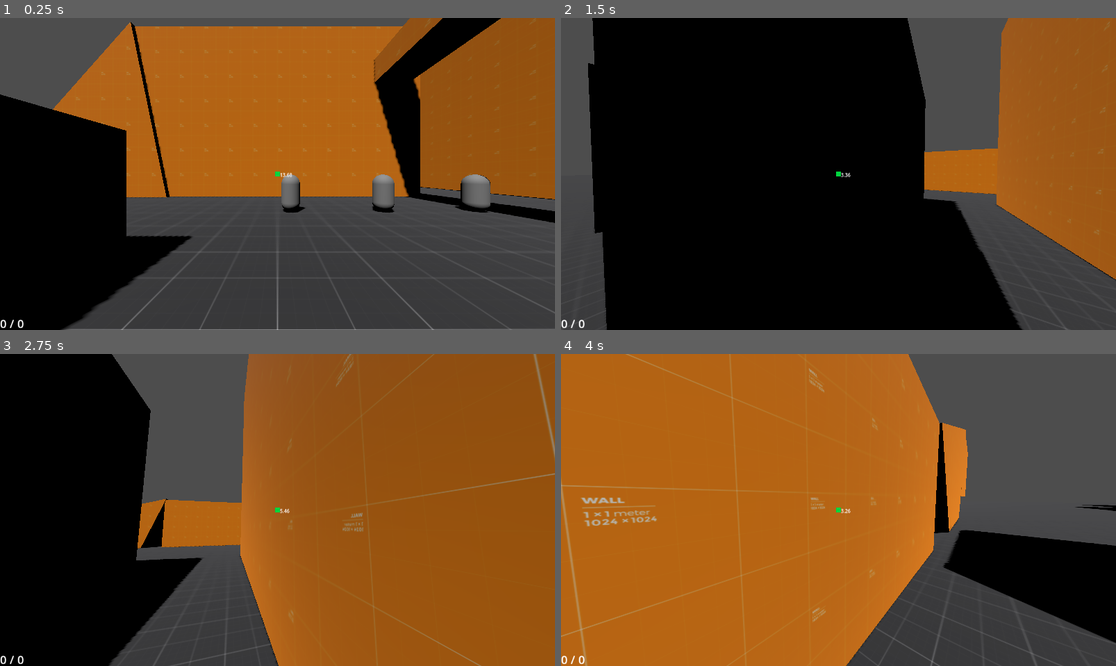
Above: before the commit, frames 1-4 (two rows, left to right).
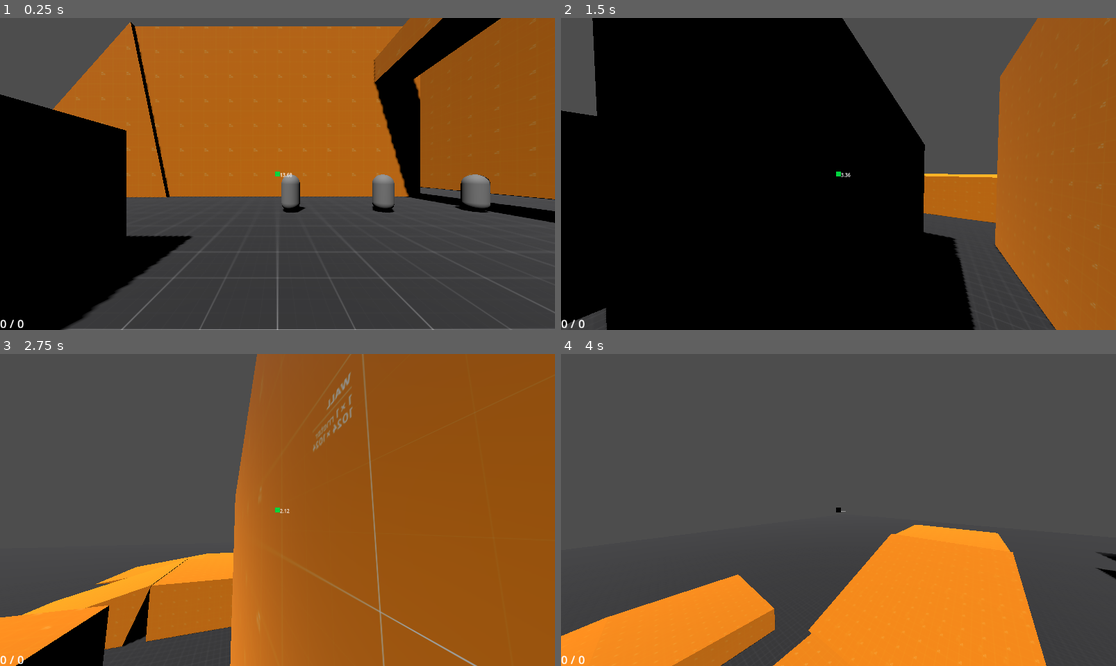
Above: after the commit, the same moments.

Repository: EdmundWohlmuth/Sch-Movement---GODOT
Game: Godot game, scene res://Scenes/Levels/test_level.tscn
Same seed, same stepped clock (60 frames per second), same inputs: the game is played once before the commit and once after it.
Inputs (mouse positions are in pixels of both pictures, inside the frame that each line leads up to):
- Up to frame 1 (0.25 s): no input
- Up to frame 2 (1.5 s): tap Enter (ui_accept) at 0.5 s; move the mouse to (866, 174) at 0.52 s; press the mouse at (866, 174) at 0.53 s; hold W (move_forward) from 0.53 s (still down); tap Space (jump) at 0.77, 1.07 s; tap Ctrl (slide) at 0.8, 1.35 s; move the mouse to (810, 174) at 1.27 s; release the mouse at (810, 174) at 1.28 s
- Up to frame 3 (2.75 s): keep holding W (move_forward); tap Space (jump) at 1.52, 1.55, 1.82 s; move the mouse to (288, 503) at 2.02 s; hold Space (jump) from 2.03 s (still down); click (288, 503) at 2.3 s
- Up to frame 4 (4 s): keep holding W (move_forward); move the mouse to (832, 516) at 2.77 s; release Space (jump) at 2.78 s; right-click (832, 516) at 2.85 s; tap Space (jump) at 3.02, 3.32, 3.77, 3.8 s; tap Ctrl (slide) at 3.05 s; move the mouse to (877, 513) at 3.52 s; press the mouse at (877, 513) at 3.53 s

The runs differ from the first frame. In frame 1, less than 0.1% of the frame differs, in the area x 0-89%, y 1-61%; in frame 2, 17%; in frame 3, 33%; in frame 4, 79%, in the area x 0-100%, y 0-100%.

Commit message:
Coyote Time

Diff:
--- a/Scenes/Player/player_char.tscn
+++ b/Scenes/Player/player_char.tscn
@@ -29,6 +29,7 @@
 is_player = true
 
 [node name="CoyoteTimer" type="Timer" parent="."]
+wait_time = 0.15
 
 [node name="SlideCooldownTimer" type="Timer" parent="."]
 wait_time = 0.5
@@ -69,4 +70,5 @@
 grapple_cooldown_time = 0.5
 grapple_cast = NodePath("../Head/Camera3D/RayCast3D")
 
+[connection signal="timeout" from="CoyoteTimer" to="." method="coyote_timer_timeout"]
 [connection signal="timeout" from="SlideCooldownTimer" to="." method="_on_slide_cooldown_timer_timeout"]
--- a/Scripts/PlayerChar/player_char.gd
+++ b/Scripts/PlayerChar/player_char.gd
@@ -2,7 +2,7 @@
 extends CharacterBody3D
 
 # === consts === #
-const COYOTE_TIME:float = 0.25
+const COYOTE_TIME:float = 0.15
 
 # === movement === #
 var direction:Vector3 = Vector3.ZERO
@@ -41,6 +41,7 @@
 # === state bools === # --TO BE REPLACED WITH ENUM SYSTEM--
 var is_sliding:bool = false
 var on_wall:bool = false
+var has_gravity:bool = false
 
 # align with floors & slopes --MAY BE REMOVED--
 var xform:Transform3D
@@ -79,7 +80,7 @@
   AIRBORNE,
   DEAD
 }
-var current_state:states = states.IDLE
+@export var current_state:states = states.IDLE
 
 # Get the gravity from the project settings to be synced with RigidBody nodes.
 var gravity = ProjectSettings.get_setting("physics/3d/default_gravity")
@@ -106,13 +107,16 @@
       crouch_slide()
     if event.is_action_released("slide"):
       end_slide()
-      if direction > Vector3.ZERO: set_state(states.IDLE)
+      if direction > Vector3.ZERO && current_state != states.AIRBORNE: set_state(states.IDLE)
       else: set_state(states.RUNNING)
     if event.is_action_pressed("jump"):
       handle_jump()
 
 
 func set_state(state:states):
+  if current_state == state: return
+  on_state_end()
+
   match state:
     states.IDLE:
       current_state = states.IDLE
@@ -129,18 +133,29 @@
     states.AIRBORNE:
       current_state = states.AIRBORNE
       speed_cap = run_speed_cap
+      coyote_timer.start(COYOTE_TIME)
     states.DEAD:
       current_state = states.DEAD
 
+  print(str(states.keys()[current_state]))
+
+func on_state_end():
+  match current_state:
+    states.IDLE:pass
+    states.RUNNING:pass
+    states.CROUCH_MOVE:pass
+    states.SLIDING:pass
+    states.AIRBORNE:
+      #print("air end")
+      has_gravity = false
+    states.DEAD: pass
 
 func _physics_process(delta):
-  print(str(current_state))
-
-  if Input.is_action_pressed("shoot"): handle_attack() ##
-  if !is_on_floor(): set_state(states.AIRBORNE)
+  if Input.is_action_pressed("shoot"): handle_attack()
+  if !is_on_floor() && current_state != states.AIRBORNE: set_state(states.AIRBORNE)
 
   match current_state:
-    states.IDLE: pass
+    states.IDLE: deceleration(ground_deccel, delta)
     states.RUNNING: movement(delta)
     states.CROUCH_MOVE: movement(delta)
     states.SLIDING: movement(delta)
@@ -170,7 +185,7 @@
 
 # Apply ground movement
 func movement(delta):
-  if is_on_floor() || on_wall:
+  if (is_on_floor() || on_wall):
     if available_jumps != total_jumps: available_jumps = total_jumps
 
     if wallrun_shape_cast.is_colliding() && !is_on_floor(): press_to_wall(delta) ## ADD SLIDING DOWN WALL WHEN NOT MOVING
@@ -190,7 +205,7 @@
     slide_cooldown_timer.start()
 
 func apply_gravity(delta):
-  if !is_on_floor() && !on_wall:
+  if (!is_on_floor() && !on_wall) && has_gravity:
     if velocity.y < 0: velocity.y -= (fall_acceleration + gravity) * delta
     else: velocity.y -= gravity * delta
 
@@ -204,7 +219,9 @@
 
 # Handles jump input and physics
 func handle_jump():
-  if Input.is_action_just_pressed("jump") && available_jumps > 0 && is_on_floor():
+  has_gravity = true
+
+  if Input.is_action_just_pressed("jump") && available_jumps > 0 && (is_on_floor() || has_gravity):
     available_jumps -= 1
     velocity.y += jump_velocity
   elif Input.is_action_just_pressed("jump") && on_wall:
@@ -227,8 +244,8 @@
 func manage_input():
   var input_dir = Input.get_vector("move_left", "move_right", "move_forward", "move_back")
   var floor_normal = grounding_ray.get_collision_normal()
-  if input_dir != Vector2.ZERO: set_state(states.RUNNING)
-  else: set_state(states.IDLE)
+  if input_dir != Vector2.ZERO && current_state != states.AIRBORNE: set_state(states.RUNNING)
+  elif is_on_floor(): set_state(states.IDLE)
 
   direction = (head.transform.basis * Vector3(input_dir.x, 0, input_dir.y)).normalized()
 
@@ -314,3 +331,7 @@
 func _on_slide_cooldown_timer_timeout():
   is_sliding = false
   slide_cooldown_timer.stop()
+
+func coyote_timer_timeout() -> void:
+  has_gravity = true
+  coyote_timer.stop()
